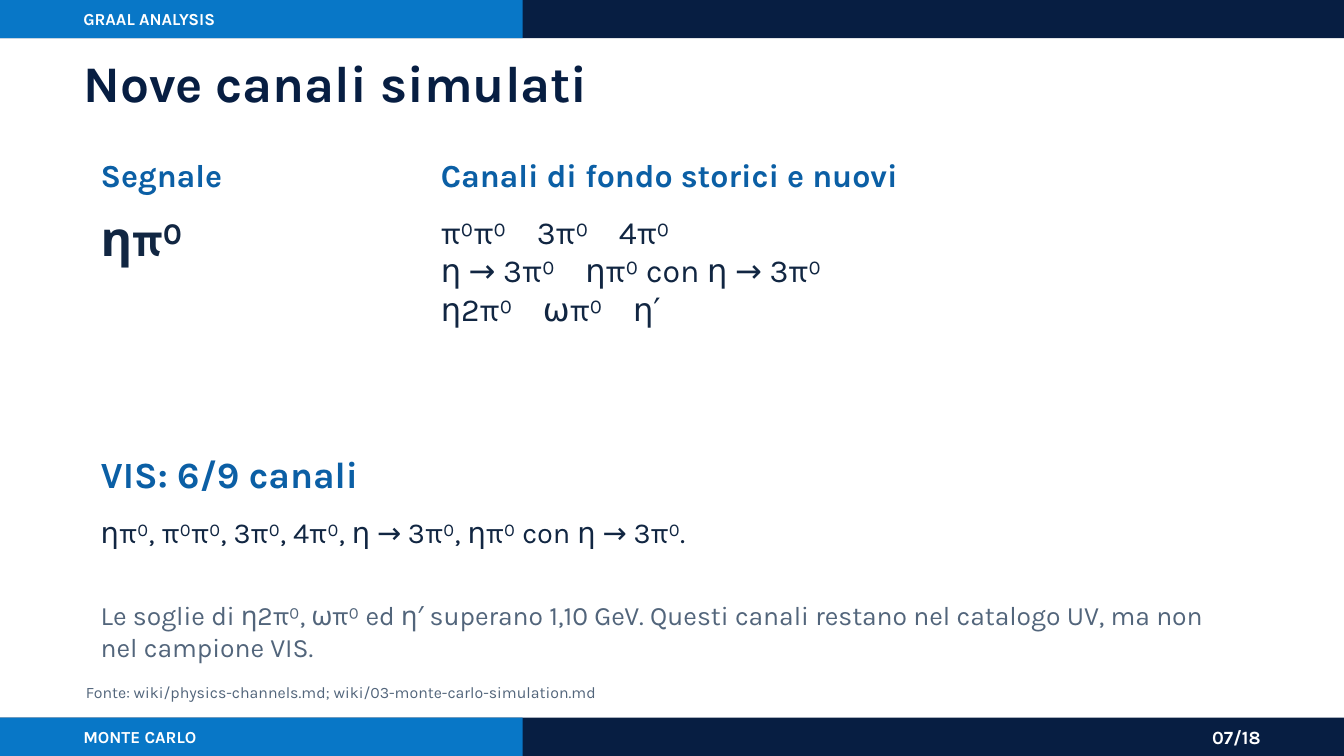
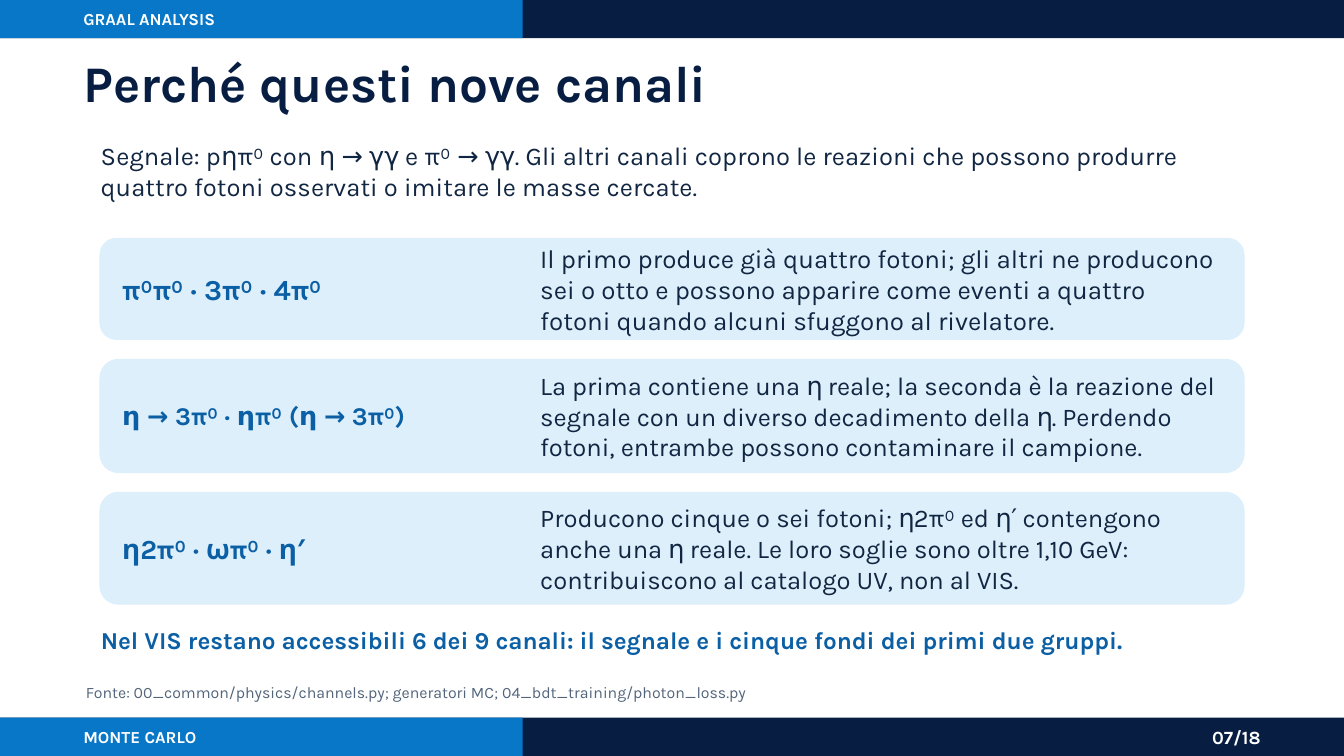
Before and after one commit to AntoninoFulci/GRAAL_Analysis, a slide deck: slide 7 of presentations/graal_analysis_framework_asimmetrie.pptx. Drawn at 1344x756 pixels with LibreOffice and Linux fonts; fonts in the diff are those of the drawing. Boxes give left, top, right and bottom in pixels: in the first picture for what was removed or moved away, otherwise in the second. Text is boxed around its words. In the diff, an @@ line names an element or a change of style, - is before the commit and + after.

Commit message:
docs: explain MC generation and channel choices

```diff
--- a/presentations/graal_analysis_framework_asimmetrie.pptx
+++ b/presentations/graal_analysis_framework_asimmetrie.pptx
@@ text at bbox=[83, 61, 707, 114]: text changed @@
-Nove canali simulati
+Perché questi nove canali
@@ text added at bbox=[101, 147, 1177, 202], 13.8 pt, text #112642 @@
+Segnale: pηπ⁰ con η → γγ e π⁰ → γγ. Gli altri canali coprono le reazioni che possono produrre quattro fotoni osservati o imitare le masse cercate.
@@ text removed at bbox=[101, 165, 222, 195] @@
-Segnale
@@ text removed at bbox=[441, 164, 897, 188] @@
-Canali di fondo storici e nuovi
@@ text removed at bbox=[101, 208, 450, 273] @@
-ηπ⁰
@@ rounded rectangle added at bbox=[99, 238, 1245, 340], fill #DDEFFA @@
@@ text removed at bbox=[441, 223, 822, 328] @@
-π⁰π⁰ 3π⁰ 4π⁰
-η → 3π⁰ ηπ⁰ con η → 3π⁰
-η2π⁰ ωπ⁰ η′
@@ text added at bbox=[540, 248, 1213, 337], 13.9 pt, text #112642 @@
+Il primo produce già quattro fotoni; gli altri ne producono sei o otto e possono apparire come eventi a quattro fotoni quando alcuni sfuggono al rivelatore.
@@ text added at bbox=[122, 281, 322, 301], 15.5 pt, text #0B5FA5, bold @@
+π⁰π⁰ · 3π⁰ · 4π⁰
@@ rounded rectangle added at bbox=[99, 359, 1245, 473], fill #DDEFFA @@
@@ text "η → 3π⁰ · ηπ⁰ ..." at bbox=[122, 406, 405, 431]: vertical alignment top to middle @@
@@ text added at bbox=[540, 375, 1215, 462], 13.7 pt, text #112642 @@
+La prima contiene una η reale; la seconda è la reazione del segnale con un diverso decadimento della η. Perdendo fotoni, entrambe possono contaminare il campione.
@@ text at bbox=[122, 406, 405, 431]: text changed; size 15.5 to 13.8 pt; text colour #112642 to #0B5FA5; bold on @@
-ηπ⁰, π⁰π⁰, 3π⁰, 4π⁰, η → 3π⁰, ηπ⁰ con η → 3π⁰.
+η → 3π⁰ · ηπ⁰ (η → 3π⁰)
@@ text removed at bbox=[101, 460, 358, 491] @@
-VIS: 6/9 canali
@@ rounded rectangle added at bbox=[99, 492, 1245, 605], fill #DDEFFA @@
@@ text added at bbox=[540, 508, 1161, 595], 13.7 pt, text #112642 @@
+Producono cinque o sei fotoni; η2π⁰ ed η′ contengono anche una η reale. Le loro soglie sono oltre 1,10 GeV: contribuiscono al catalogo UV, non al VIS.
@@ text added at bbox=[122, 543, 140, 566], 14.8 pt, text #0B5FA5, bold @@
+η2π⁰ · ωπ⁰ · η′
@@ text removed at bbox=[101, 606, 1202, 664] @@
-Le soglie di η2π⁰, ωπ⁰ ed η′ superano 1,10 GeV. Questi canali restano nel catalogo UV, ma non nel campione VIS.
@@ text added at bbox=[101, 631, 1122, 655], 13 pt, text #0B5FA5, bold @@
+Nel VIS restano accessibili 6 dei 9 canali: il segnale e i cinque fondi dei primi due gruppi.
@@ text at bbox=[86, 686, 746, 702]: text changed @@
-Fonte: wiki/physics-channels.md; wiki/03-monte-carlo-simulation.md
+Fonte: 00_common/physics/channels.py; generatori MC; 04_bdt_training/photon_loss.py
```
Also in this commit, not shown: 1 other slide changed, 3 other files.
